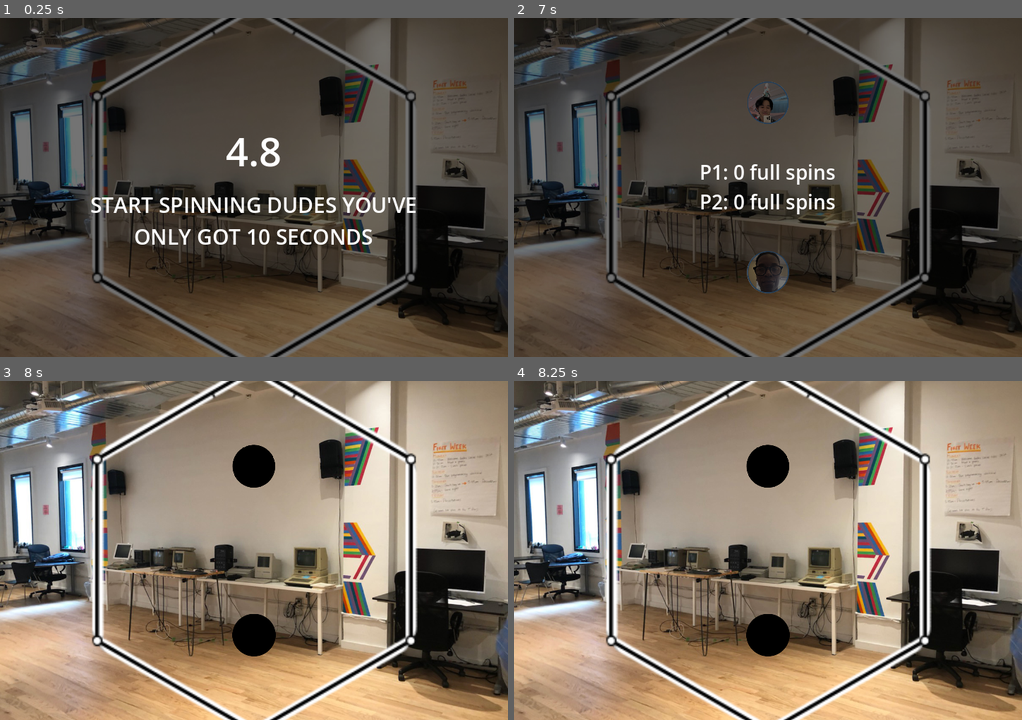
Above: before the commit, frames 1-4 (two rows, left to right).
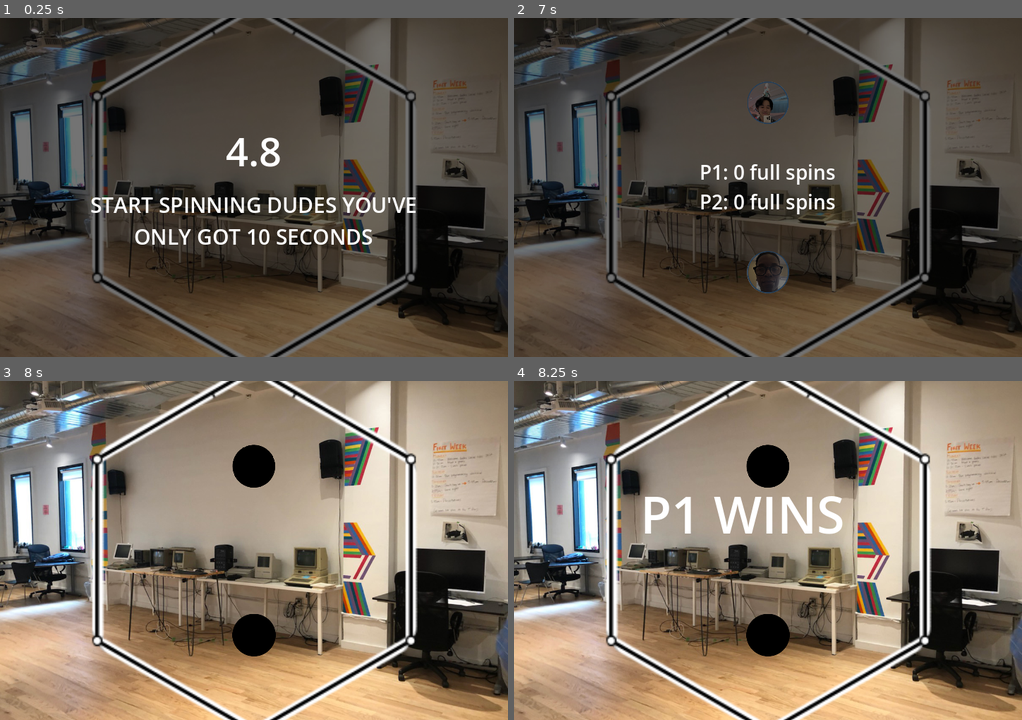
Above: after the commit, the same moments.

Repository: cbrenton/beyblade
Game: Godot game, scene res://main.tscn
The game is run twice, just before and just after one commit, with the same random seed, the same clock (stepped at 60 frames per second) and the same inputs.
Inputs:
- Up to frame 1 (0.25 s): no input
- Up to frame 2 (7 s): tap Enter at 0.5, 6.5 s; hold D 0.53-1.28 s; hold F 0.53-1.28 s; tap Space at 0.77, 1.52, 3.02, 3.77, 4.52, 5.75, 6.02, 6.77 s; hold S 1.28-2.03 s; tap G at 1.35 s; hold D 2.03-2.78 s; hold I 2.03-2.78 s; hold W 2.78-3.53 s; tap K at 2.85 s; hold J 3.53-4.28 s; hold A 3.53-5.03 s; tap L at 4.35 s; hold S 5.03-5.78 s; hold 1 5.03-5.78 s; hold D 5.78-6.53 s; tap 2 at 5.85 s; hold W from 6.53 s (still down); hold C from 6.53 s (still down)
- Up to frame 3 (8 s): release W at 7.28 s; release C at 7.28 s; hold D from 7.28 s (still down); tap V at 7.35 s; tap Space at 7.52 s
- Up to frame 4 (8.25 s): tap Space at 8 s; release D at 8.03 s; hold S from 8.03 s (still down); hold F from 8.03 s (still down)

Frames 1-3 are identical in both runs. In frame 4, 1.7% of the frame differs, in the area x 25-65%, y 33-46%.

Commit message:
Add win label

Diff:
--- a/godot/main.tscn
+++ b/godot/main.tscn
@@ -4,6 +4,9 @@
 [ext_resource type="Texture2D" uid="uid://dnves581gwrbn" path="res://assets/hub.jpg" id="2_0xm2m"]
 [ext_resource type="AudioStream" uid="uid://cvw8je6ihkx2p" path="res://assets/sounds/battle.mp3" id="3_h2yge"]
 [ext_resource type="AudioStream" uid="uid://bknb4d6j2u4m2" path="res://assets/sounds/collision.mp3" id="4_1bvp3"]
+
+[sub_resource type="LabelSettings" id="LabelSettings_1bvp3"]
+font_size = 72
 
 [node name="Main" type="Node2D" unique_id=887933328]
 
@@ -12,7 +15,8 @@
 scale = Vector2(0.6010417, 0.6010417)
 texture = ExtResource("2_0xm2m")
 
-[node name="Arena" parent="." unique_id=895173904 instance=ExtResource("1_ig7tw")]
+[node name="Arena" parent="." unique_id=895173904 node_paths=PackedStringArray("win_label") instance=ExtResource("1_ig7tw")]
+win_label = NodePath("../WinLabel")
 
 [node name="AudioStreamPlayer2D" type="AudioStreamPlayer2D" parent="." unique_id=381653928]
 stream = ExtResource("3_h2yge")
@@ -25,3 +29,12 @@
 
 [node name="WinPlayer" type="AudioStreamPlayer2D" parent="." unique_id=188573983]
 volume_db = 11.762
+
+[node name="WinLabel" type="Label" parent="." unique_id=968588755]
+visible = false
+offset_left = 179.0
+offset_top = 139.0
+offset_right = 512.0
+offset_bottom = 327.0
+text = "FOO"
+label_settings = SubResource("LabelSettings_1bvp3")
--- a/godot/scripts/arena_new.gd
+++ b/godot/scripts/arena_new.gd
@@ -30,6 +30,7 @@
 @onready var lose_sfx = preload("res://assets/sounds/loser.mp3")
 
 var is_over = false
+@export var win_label: Label
 
 
 func _ready() -> void:
@@ -142,6 +143,8 @@
     win_player.stream = win_sfx
     win_player.play()
     is_over = true
+    win_label.show()
+    win_label.text = "P2 WINS"
 
 
 func p1_win() -> void:
@@ -152,3 +155,5 @@
     win_player.stream = win_sfx
     win_player.play()
     is_over = true
+    win_label.show()
+    win_label.text = "P1 WINS"
